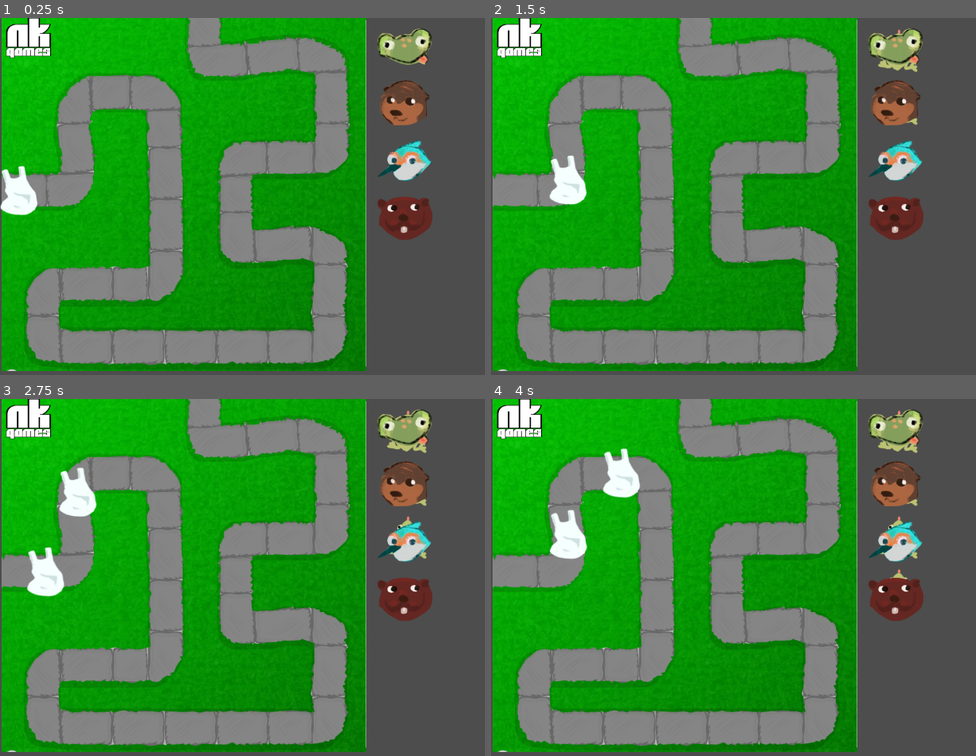
Above: before the commit, frames 1-4 (two rows, left to right).
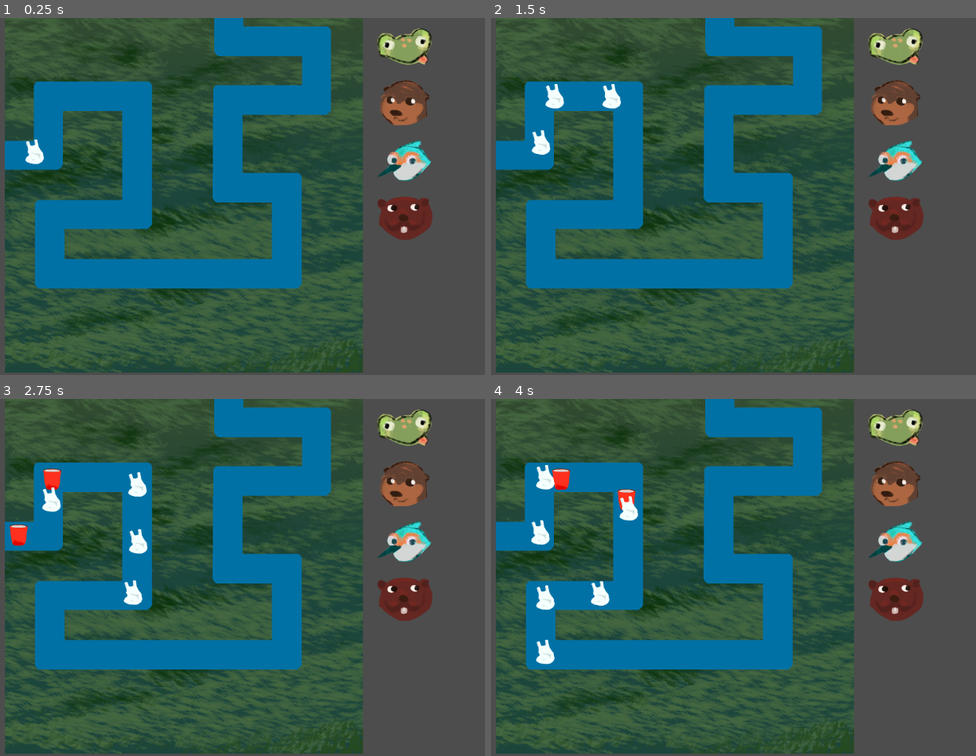
Above: after the commit, the same moments.

Repository: fnc/OurTowerDefense2025
Game: Godot game, scene res://root_node_2d.tscn
Two runs of this game, one before a commit and one after it. Both use one fixed random seed, a clock stepped at 60 frames per second and the inputs below.
Inputs (mouse positions are in pixels of both pictures, inside the frame that each line leads up to):
- Up to frame 1 (0.25 s): no input
- Up to frame 2 (1.5 s): click (893, 46) at 0.5 s; click (893, 103) at 1.25 s
- Up to frame 3 (2.75 s): click (402, 541) at 2 s
- Up to frame 4 (4 s): click (893, 598) at 2.75 s; click (893, 427) at 3.5 s

The runs differ from the first frame. In frame 1, 75% of the frame differs, in the area x 0-76%, y 0-100%; in frame 2, 75%; in frame 3, 75%; in frame 4, 75%, in the area x 0-89%, y 0-100%.

Commit message:
tower selection

Diff:
--- a/enemy/enemy_bolsa.tscn
+++ b/enemy/enemy_bolsa.tscn
@@ -7,6 +7,8 @@
 rotates = false
 loop = false
 script = ExtResource("1_wnja7")
+speed = 200.0
 
 [node name="Sprite2D" type="Sprite2D" parent="."]
+scale = Vector2(0.5, 0.5)
 texture = ExtResource("2_4x5q2")
--- a/enemy/enemy_botella.tscn
+++ b/enemy/enemy_botella.tscn
@@ -7,6 +7,8 @@
 rotates = false
 loop = false
 script = ExtResource("1_08bi2")
+health = 200
 
 [node name="Sprite2D" type="Sprite2D" parent="."]
+scale = Vector2(0.5, 0.5)
 texture = ExtResource("2_08bi2")
--- a/enemy/enemy_vaso.tscn
+++ b/enemy/enemy_vaso.tscn
@@ -7,6 +7,9 @@
 rotates = false
 loop = false
 script = ExtResource("1_1xia7")
+speed = 150.0
+health = 150
 
 [node name="Sprite2D" type="Sprite2D" parent="."]
+scale = Vector2(0.5, 0.5)
 texture = ExtResource("2_wh6hi")
--- a/game_manager.gd
+++ b/game_manager.gd
@@ -3,6 +3,7 @@
 @export var initial_lives: int = 100;
 var score: int = 0 # Keep track of the total score
 var lives: int = initial_lives # Lives remaining in the game
+var selected_tower: PackedScene = null # The currently selected tower
 
 func _ready():
 	# Initialize score or lives, if necessary
--- a/playerInput.gd
+++ b/playerInput.gd
@@ -5,6 +5,7 @@
 
 # Reference to the grid or game area
 @export var GameArea: Node2D
+@export var Background: Sprite2D
 @export var Path: Path2D
 @export var PathClearence: float
 
@@ -26,13 +27,24 @@
 
 	# Ensure the position is valid for placing towers
 	if is_valid_position(snapped_position):
-		var tower_instance = TowerScene.instantiate()
+		var tower_instance = GameManager.selected_tower.instantiate()
 		tower_instance.position = snapped_position
 		GameArea.add_child(tower_instance)
 	else:
 		print("Invalid position for tower placement.")
 
 func is_valid_position(position: Vector2) -> bool:
+	# Get the BACKGROUND's global position and size
+	var background_position = Background.global_position
+	var background_size = Background.texture.get_size() * Background.global_scale
+
+	# Calculate BACKGROUND's boundaries
+	var background_rect = Rect2(background_position - (background_size / 2), background_size)
+
+	# Check if the snapped position is within the BACKGROUND's rectangle
+	if !background_rect.has_point(GameArea.to_global(position)):
+		return false
+
 	# Check if the position overlaps another tower's radius
 	for child in GameArea.get_children():
 		#if child is KinematicBody2D or StaticBody2D:  # Assuming towers are bodies
@@ -45,7 +57,6 @@
 	if is_near_path(position):
 		print("Cannot place tower: Too close to or on the path.")
 		return false
-
 	return true
 
 func is_near_path(position: Vector2) -> bool:
--- a/projectile.gd
+++ b/projectile.gd
@@ -1,6 +1,7 @@
 extends Node2D
 
 @export var speed: float = 300.0
+@export var damage: float = 50.0
 var target: Node2D
 
 func _process(delta: float):
--- a/projectile.tscn
+++ b/projectile.tscn
@@ -1,11 +1,11 @@
 [gd_scene load_steps=3 format=3 uid="uid://brpm0btgeyvlt"]
 
 [ext_resource type="Script" uid="uid://be4itirla2o6u" path="res://projectile.gd" id="1_qxf0c"]
-[ext_resource type="Texture2D" uid="uid://c6fti6gstrhnw" path="res://assets/projectile.png" id="2_dgwo2"]
+[ext_resource type="Texture2D" uid="uid://cd0e4cw4ttqw2" path="res://assets/proyectil2.png" id="2_qxf0c"]
 
 [node name="Projectile" type="Node2D"]
 script = ExtResource("1_qxf0c")
 
 [node name="Sprite2D" type="Sprite2D" parent="."]
-scale = Vector2(0.1, 0.1)
-texture = ExtResource("2_dgwo2")
+scale = Vector2(0.3, 0.3)
+texture = ExtResource("2_qxf0c")
--- a/root_node_2d.tscn
+++ b/root_node_2d.tscn
@@ -1,24 +1,26 @@
-[gd_scene load_steps=20 format=3 uid="uid://bjaecrgvlmfm2"]
+[gd_scene load_steps=22 format=3 uid="uid://bjaecrgvlmfm2"]
 
 [ext_resource type="Script" uid="uid://b8e0gqijmqpup" path="res://playerInput.gd" id="1_tc527"]
-[ext_resource type="PackedScene" uid="uid://bklkg12tgvcd4" path="res://tower_sapito.tscn" id="2_lqgkb"]
+[ext_resource type="PackedScene" uid="uid://bklkg12tgvcd4" path="res://towers/tower_sapito.tscn" id="2_lqgkb"]
 [ext_resource type="Script" uid="uid://c50rr27agheub" path="res://spawner.gd" id="4_40171"]
 [ext_resource type="Script" uid="uid://c8ygmcmd8wxj2" path="res://spawnableObject.gd" id="4_ikg0i"]
 [ext_resource type="PackedScene" uid="uid://b05nlpi7dsh4h" path="res://enemy/enemy_bolsa.tscn" id="4_yuf6q"]
 [ext_resource type="Script" uid="uid://craacwhy5m0gy" path="res://towerSelection.gd" id="5_f28iq"]
-[ext_resource type="Texture2D" uid="uid://ccpd0jh5glixg" path="res://assets/path.png" id="5_ikg0i"]
 [ext_resource type="PackedScene" uid="uid://dci454xw45w2r" path="res://enemy/enemy_vaso.tscn" id="6_gd7j4"]
-[ext_resource type="PackedScene" uid="uid://dffnvg076v7fl" path="res://tower_castor.tscn" id="6_ikg0i"]
+[ext_resource type="PackedScene" uid="uid://dffnvg076v7fl" path="res://towers/tower_castor.tscn" id="6_ikg0i"]
 [ext_resource type="PackedScene" uid="uid://pud3a0rcfesl" path="res://enemy/enemy_botella.tscn" id="7_aqhgb"]
+[ext_resource type="Texture2D" uid="uid://bdehop6uwtex8" path="res://assets/levels/primer nivel.png" id="8_bowjw"]
 [ext_resource type="Script" uid="uid://dsa822w1fetek" path="res://towerSelectButton.gd" id="8_yuf6q"]
 [ext_resource type="Texture2D" uid="uid://bw3uc8gmbr85d" path="res://assets/icons/sapito.png" id="11_bowjw"]
+[ext_resource type="PackedScene" uid="uid://bpfbftxg3wewr" path="res://towers/tower_martin.tscn" id="11_dvaq1"]
+[ext_resource type="PackedScene" uid="uid://bfshr1k7exmf1" path="res://towers/tower_nutria.tscn" id="12_y2aex"]
 [ext_resource type="Texture2D" uid="uid://bp7m8uao622pd" path="res://assets/icons/lutria.png" id="13_dvaq1"]
 [ext_resource type="Texture2D" uid="uid://bho1ovrpef1y" path="res://assets/icons/martinpescador.png" id="14_y2aex"]
 [ext_resource type="Texture2D" uid="uid://da51t2djbtf67" path="res://assets/icons/gastor.png" id="15_yaipy"]
 
 [sub_resource type="Curve2D" id="Curve2D_lqgkb"]
 _data = {
-"points": PackedVector2Array(0, 0, 0, 0, 0, 315, 0, 0, 0, 0, 130, 316, 0, 0, 0, 0, 132, 141, 0, 0, 0, 0, 295, 133, 0, 0, 0, 0, 293, 486, 0, 0, 0, 0, 74, 489, 0, 0, 0, 0, 76, 598, 0, 0, 0, 0, 602, 600, 0, 0, 0, 0, 601, 415, 0, 0, 0, 0, 433, 421, 0, 0, 0, 0, 431, 255, 0, 0, 0, 0, 596, 252, 0, 0, 0, 0, 591, 67, 0, 0, 0, 0, 375, 83, 0, 0, 0, 0, 373, 20)
+"points": PackedVector2Array(0, 0, 0, 0, 8, 245, 0, 0, 0, 0, 85, 243, 0, 0, 0, 0, 91, 143, 0, 0, 0, 0, 244, 143, 0, 0, 0, 0, 247, 352, 0, 0, 0, 0, 94, 357, 0, 0, 0, 0, 89, 460, 0, 0, 0, 0, 519, 458, 0, 0, 0, 0, 517, 307, 0, 0, 0, 0, 416, 305, 0, 0, 0, 0, 417, 151, 0, 0, 0, 0, 572, 146, 0, 0, 0, 0, 573, 46, 0, 0, 0, 0, 416, 39, 0, 0, 0, 0, 415, -26)
 }
 point_count = 15
 
@@ -48,12 +50,14 @@
 [node name="Spawner" type="Node2D" parent="."]
 script = ExtResource("4_40171")
 spawnable_objects = Array[Resource]([SubResource("Resource_gd7j4"), SubResource("Resource_aqhgb"), SubResource("Resource_xqjtc")])
+spawn_rate = 0.5
 path = NodePath("../Path2D")
 
-[node name="GameArea" type="Node2D" parent="." node_paths=PackedStringArray("GameArea", "Path")]
+[node name="GameArea" type="Node2D" parent="." node_paths=PackedStringArray("GameArea", "Background", "Path")]
 script = ExtResource("1_tc527")
 TowerScene = ExtResource("2_lqgkb")
 GameArea = NodePath(".")
+Background = NodePath("background")
 Path = NodePath("../Path2D")
 PathClearence = 50.0
 
@@ -64,7 +68,7 @@
 z_index = -2
 position = Vector2(332.926, 319.5)
 scale = Vector2(0.648185, 0.648185)
-texture = ExtResource("5_ikg0i")
+texture = ExtResource("8_bowjw")
 
 [node name="UiCanvasLayer" type="CanvasLayer" parent="."]
 layer = 2
@@ -78,6 +82,8 @@
 script = ExtResource("5_f28iq")
 TowerScenes = {
 "TowerCastor": ExtResource("6_ikg0i"),
+"TowerMartin": ExtResource("11_dvaq1"),
+"TowerNutria": ExtResource("12_y2aex"),
 "TowerSapito": ExtResource("2_lqgkb")
 }
 metadata/_edit_use_anchors_ = true
@@ -104,7 +110,7 @@
 texture_normal = ExtResource("13_dvaq1")
 stretch_mode = 0
 script = ExtResource("8_yuf6q")
-tower_name = "ToweNutria"
+tower_name = "TowerNutria"
 
 [node name="TowerMartinButton" type="TextureButton" parent="UiCanvasLayer/Control/GridContainer"]
 z_index = 1
@@ -120,9 +126,13 @@
 texture_normal = ExtResource("15_yaipy")
 stretch_mode = 0
 script = ExtResource("8_yuf6q")
-tower_name = "ToweCastor"
+tower_name = "TowerCastor"
 
 [connection signal="pressed" from="UiCanvasLayer/Control/GridContainer/TowerSapitoButton" to="UiCanvasLayer/Control/GridContainer/TowerSapitoButton" method="_on_pressed"]
+[connection signal="tower_selected" from="UiCanvasLayer/Control/GridContainer/TowerSapitoButton" to="UiCanvasLayer/Control" method="_on_button_pressed"]
 [connection signal="pressed" from="UiCanvasLayer/Control/GridContainer/TowerNutriaButton" to="UiCanvasLayer/Control/GridContainer/TowerNutriaButton" method="_on_pressed"]
+[connection signal="tower_selected" from="UiCanvasLayer/Control/GridContainer/TowerNutriaButton" to="UiCanvasLayer/Control" method="_on_button_pressed"]
 [connection signal="pressed" from="UiCanvasLayer/Control/GridContainer/TowerMartinButton" to="UiCanvasLayer/Control/GridContainer/TowerMartinButton" method="_on_pressed"]
+[connection signal="tower_selected" from="UiCanvasLayer/Control/GridContainer/TowerMartinButton" to="UiCanvasLayer/Control" method="_on_button_pressed"]
 [connection signal="pressed" from="UiCanvasLayer/Control/GridContainer/TowerCastorButton" to="UiCanvasLayer/Control/GridContainer/TowerCastorButton" method="_on_pressed"]
+[connection signal="tower_selected" from="UiCanvasLayer/Control/GridContainer/TowerCastorButton" to="UiCanvasLayer/Control" method="_on_button_pressed"]
--- a/tower.gd
+++ b/tower.gd
@@ -1,6 +1,8 @@
 extends Node2D
 
 @export var projectile_scene: PackedScene
+@export var projectile_speed: float = 1.0
+@export var projectile_damage: float = 1.0
 @export var range: float = 200.0
 @export var fire_rate: float = 1.0
 
@@ -20,6 +22,8 @@
 	var projectile = projectile_scene.instantiate()
 	projectile.global_position = global_position
 	projectile.target = enemy
+	projectile.speed = projectile_speed
+	projectile.damage = projectile_damage
 	get_tree().root.add_child(projectile) # Add to the scene tree
 
 
--- a/towerSelectButton.gd
+++ b/towerSelectButton.gd
@@ -1,6 +1,7 @@
 extends TextureButton
 
 @export var tower_name: String # Tower type associated with the button
+signal tower_selected(tower_name: String)
 
 func _on_pressed():
 	emit_signal("tower_selected", tower_name) # Emit the signal with the tower name
--- a/towerSelection.gd
+++ b/towerSelection.gd
@@ -1,24 +1,23 @@
 extends Control
 
 @export var TowerScenes: Dictionary # Dictionary of tower names and their PackedScenes
-var selected_tower: PackedScene = null # The currently selected tower
 
 func _ready():
 	# Optional: Initialize with default tower type
-	selected_tower = TowerScenes.get("TowerSapito", null)
-	for grid in get_children():
-		for button in grid.get_children():
-			if button is TextureButton:
-				button.connect("tower_selected", _on_button_pressed)
+	GameManager.selected_tower = TowerScenes.get("TowerSapito", null)
+	#for grid in get_children():
+	#	for button in grid.get_children():
+	#		if button is TextureButton:
+	#			button.connect("tower_selected",_on_button_pressed)
 
 func _on_button_pressed(tower_name: String):
 	# Set the selected tower based on the button pressed
 	if TowerScenes.has(tower_name):
-		selected_tower = TowerScenes[tower_name]
+		GameManager.selected_tower = TowerScenes[tower_name]
 		print("Selected Tower:", tower_name)
 	else:
 		print("Tower type not found:", tower_name)
 
 # Example: Call this when placing a tower in the scene
 func get_selected_tower() -> PackedScene:
-	return selected_tower
+	return GameManager.selected_tower
--- a/tower_castor.tscn
+++ b/towers/tower_castor.tscn
@@ -7,7 +7,10 @@
 [node name="Tower" type="Node2D"]
 script = ExtResource("1_ra0r3")
 projectile_scene = ExtResource("2_u54ft")
-fire_rate = 0.5
+projectile_speed = 400.0
+projectile_damage = 30.0
+range = 400.0
+fire_rate = 0.4
 
 [node name="Sprite2D" type="Sprite2D" parent="."]
 texture = ExtResource("3_ra0r3")
--- /dev/null
+++ b/towers/tower_martin.tscn
@@ -0,0 +1,15 @@
+[gd_scene load_steps=4 format=3 uid="uid://bpfbftxg3wewr"]
+
+[ext_resource type="Script" uid="uid://dpagl6xwc860q" path="res://tower.gd" id="1_38e6s"]
+[ext_resource type="PackedScene" uid="uid://brpm0btgeyvlt" path="res://projectile.tscn" id="2_ksgbd"]
+[ext_resource type="Texture2D" uid="uid://8kc0litshwc" path="res://assets/towers/martin pescador.png" id="3_38e6s"]
+
+[node name="Tower" type="Node2D"]
+script = ExtResource("1_38e6s")
+projectile_scene = ExtResource("2_ksgbd")
+projectile_speed = 500.0
+projectile_damage = 10.0
+fire_rate = 0.1
+
+[node name="Sprite2D" type="Sprite2D" parent="."]
+texture = ExtResource("3_38e6s")
--- /dev/null
+++ b/towers/tower_nutria.tscn
@@ -0,0 +1,16 @@
+[gd_scene load_steps=4 format=3 uid="uid://bfshr1k7exmf1"]
+
+[ext_resource type="Script" uid="uid://dpagl6xwc860q" path="res://tower.gd" id="1_o7pkm"]
+[ext_resource type="PackedScene" uid="uid://brpm0btgeyvlt" path="res://projectile.tscn" id="2_855e3"]
+[ext_resource type="Texture2D" uid="uid://bmpbdf8pskfs4" path="res://assets/towers/nutria franco.png" id="3_o7pkm"]
+
+[node name="Tower" type="Node2D"]
+script = ExtResource("1_o7pkm")
+projectile_scene = ExtResource("2_855e3")
+projectile_speed = 800.0
+projectile_damage = 1000.0
+range = 1000.0
+fire_rate = 5.0
+
+[node name="Sprite2D" type="Sprite2D" parent="."]
+texture = ExtResource("3_o7pkm")
--- a/tower_sapito.tscn
+++ b/towers/tower_sapito.tscn
@@ -7,6 +7,8 @@
 [node name="Tower" type="Node2D"]
 script = ExtResource("1_dkqws")
 projectile_scene = ExtResource("2_r4bnf")
+projectile_speed = 300.0
+projectile_damage = 50.0
 fire_rate = 0.5
 
 [node name="Sprite2D" type="Sprite2D" parent="."]
Binary file added: assets/levels/primer nivel.png
Not shown, added: assets/levels/primer nivel.png.import
Binary file removed: assets/monkey.png
Binary file removed: assets/path.png
Binary file added: assets/proyectil1.png
Not shown, changed: assets/proyectil1.png.import
Binary file added: assets/proyectil2.png
Not shown, changed: assets/proyectil2.png.import
Binary file added: assets/proyectil3.png
Not shown, added: assets/proyectil3.png.import
Binary file added: assets/proyectil4.png
Not shown, added: assets/proyectil4.png.import
(and 5 more such lines)
